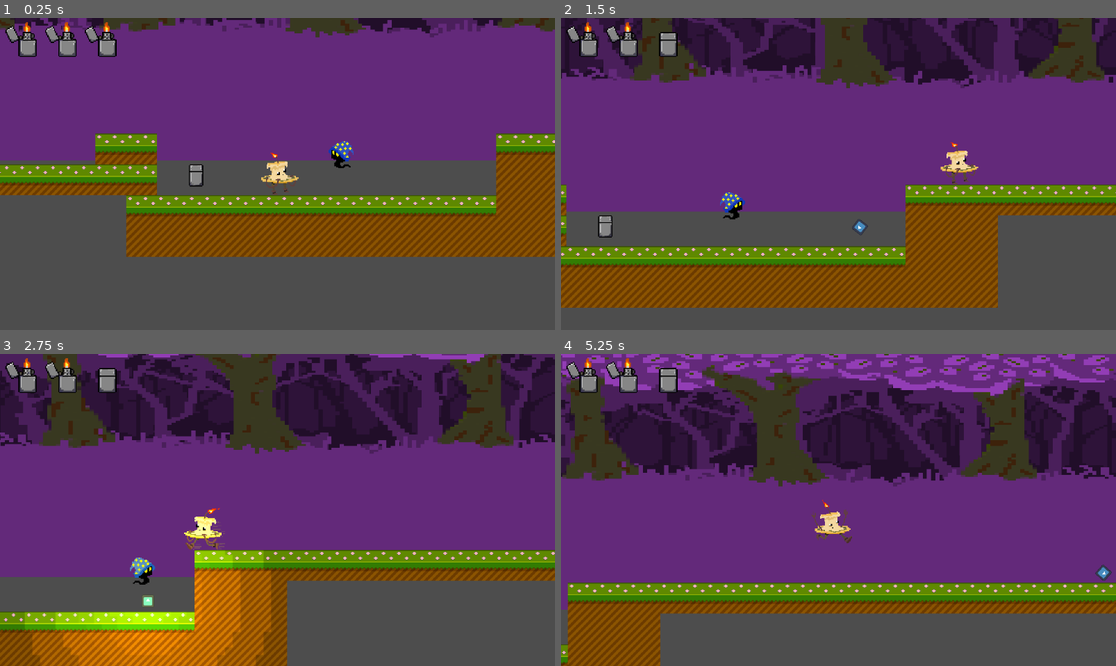
Above: before the commit, frames 1-4 (two rows, left to right).
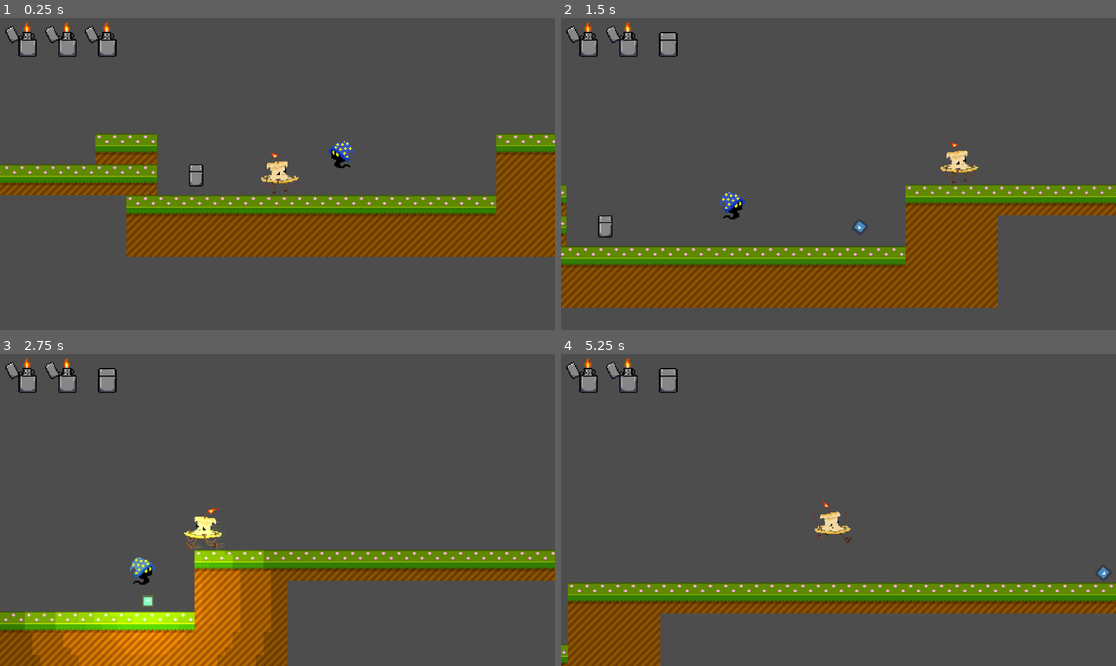
Above: after the commit, the same moments.

Repository: IvanGutierrez0/GameJam2025
Game: Godot game, scene res://Scenes/main.tscn
Two runs of this game, one before a commit and one after it. Both use one fixed random seed, a clock stepped at 60 frames per second and the inputs below. The engine's default icon, where the game draws it, is replaced by a stand-in: a white triangle on a blue panel in a dark square.
Inputs:
- Up to frame 1 (0.25 s): no input
- Up to frame 2 (1.5 s): hold Space (useHab) 0.53-1.28 s; hold D (moveRight) from 0.53 s (still down); tap W (jump) at 0.77 s; tap Space (useHab) at 1.35 s
- Up to frame 3 (2.75 s): tap W (jump) at 1.52 s; release D (moveRight) at 2.03 s; hold A (moveLeft) from 2.03 s (still down); hold Space (useHab) from 2.03 s (still down)
- Up to frame 4 (5.25 s): release A (moveLeft) at 2.78 s; release Space (useHab) at 2.78 s; hold D (moveRight) 2.78-4.28 s; tap Space (useHab) at 2.85, 4.35 s; tap W (jump) at 3.02, 3.77, 4.52 s; hold Space (useHab) 3.53-4.28 s; hold A (moveLeft) 4.28-5.03 s; hold D (moveRight) from 5.03 s (still down); hold Space (useHab) from 5.03 s (still down)

The runs differ from the first frame. In frame 1, 42% of the frame differs, in the area x 0-100%, y 0-46%; in frame 2, 57%; in frame 3, 64%; in frame 4, 72%, in the area x 0-100%, y 0-82%.

Commit message:
Fixed Paralax

Diff:
--- a/Scenes/playerCB.tscn
+++ b/Scenes/playerCB.tscn
@@ -8,9 +8,6 @@
 [ext_resource type="Texture2D" uid="uid://datxi8lafxpqk" path="res://Sprites/Player/ChilldeCojones.png" id="4_atkl2"]
 [ext_resource type="Texture2D" uid="uid://q7ko02ogrkjn" path="res://Sprites/Player/PaArriba.png" id="4_i4kcx"]
 [ext_resource type="Texture2D" uid="uid://chtrjhop0jh6d" path="res://Sprites/Items/Flash.png" id="7_4o5y7"]
-[ext_resource type="Texture2D" uid="uid://bt0q355rxpfka" path="res://Sprites/Background/bg0.png" id="9_5e6va"]
-[ext_resource type="Texture2D" uid="uid://cmnjp7hoej8to" path="res://Sprites/Background/bg1.png" id="10_b0ti5"]
-[ext_resource type="Texture2D" uid="uid://b3ul1mayoiavb" path="res://Sprites/Background/bg2.png" id="11_titrn"]
 
 [sub_resource type="SpriteFrames" id="SpriteFrames_i7csx"]
 animations = [{
@@ -134,44 +131,21 @@
 [node name="ParallaxBackground" type="ParallaxBackground" parent="."]
 
 [node name="ParallaxLayer0" type="ParallaxLayer" parent="ParallaxBackground"]
-texture_filter = 1
-position = Vector2(1, 0)
-motion_scale = Vector2(0.05, 1)
-motion_mirroring = Vector2(580.8, 0)
 
 [node name="Sprite2D" type="Sprite2D" parent="ParallaxBackground/ParallaxLayer0"]
-modulate = Color(0.5, 0.5, 0.5, 1)
-position = Vector2(1, 0)
-scale = Vector2(4.4, 2)
-texture = ExtResource("9_5e6va")
-region_enabled = true
-region_rect = Rect2(0, 0, 176, 220)
 
 [node name="ParallaxLayer1" type="ParallaxLayer" parent="ParallaxBackground"]
-texture_filter = 1
-motion_scale = Vector2(0.1, 1)
-motion_mirroring = Vector2(580.8, 0)
 
 [node name="Sprite2D" type="Sprite2D" parent="ParallaxBackground/ParallaxLayer1"]
-modulate = Color(0.75, 0.75, 0.75, 1)
-position = Vector2(0.69696, 0)
-scale = Vector2(4.4, 2)
-texture = ExtResource("10_b0ti5")
-region_enabled = true
-region_rect = Rect2(0, 0, 176, 220)
 
 [node name="ParallaxLayer2" type="ParallaxLayer" parent="ParallaxBackground"]
-texture_filter = 1
-position = Vector2(1, 0)
-motion_scale = Vector2(0.2, 1)
-motion_mirroring = Vector2(580.8, 0)
 
 [node name="Sprite2D" type="Sprite2D" parent="ParallaxBackground/ParallaxLayer2"]
-position = Vector2(1.30304, 0)
-scale = Vector2(4.4, 2)
-texture = ExtResource("11_titrn")
-region_enabled = true
-region_rect = Rect2(0, 0, 176, 220)
+
+[node name="Speaker" type="AudioStreamPlayer2D" parent="."]
+position = Vector2(0, 1)
+
+[node name="Listener" type="AudioListener2D" parent="."]
 
 [connection signal="area_entered" from="DamageArea" to="." method="_on_damage_area_area_entered"]
 [connection signal="timeout" from="Timers/InmunityTimer" to="." method="_on_inmunity_timer_timeout"]
Not shown: 1 places in Scenes/playerCB.tscn that only renumber resources
Binary file changed: Sprites/Background/bg0.png
